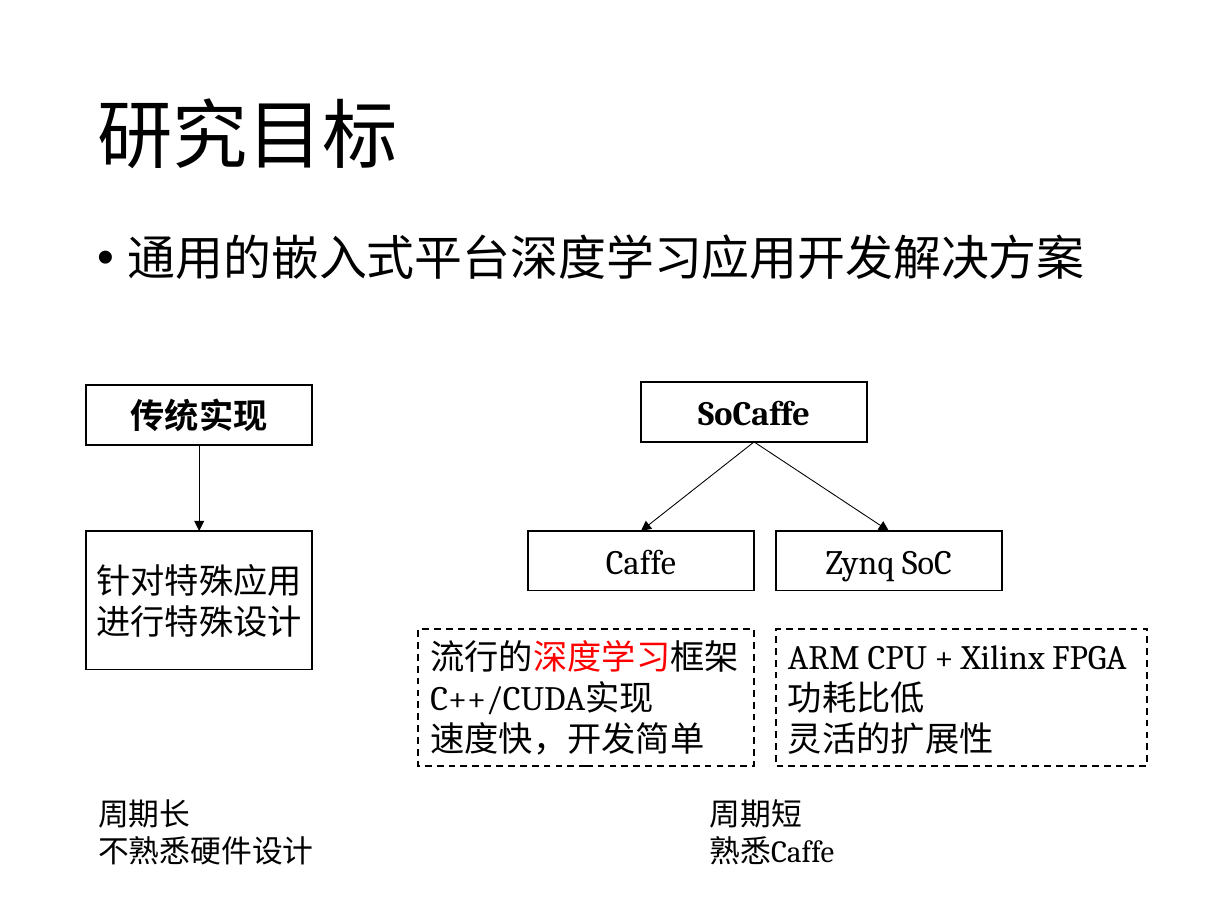
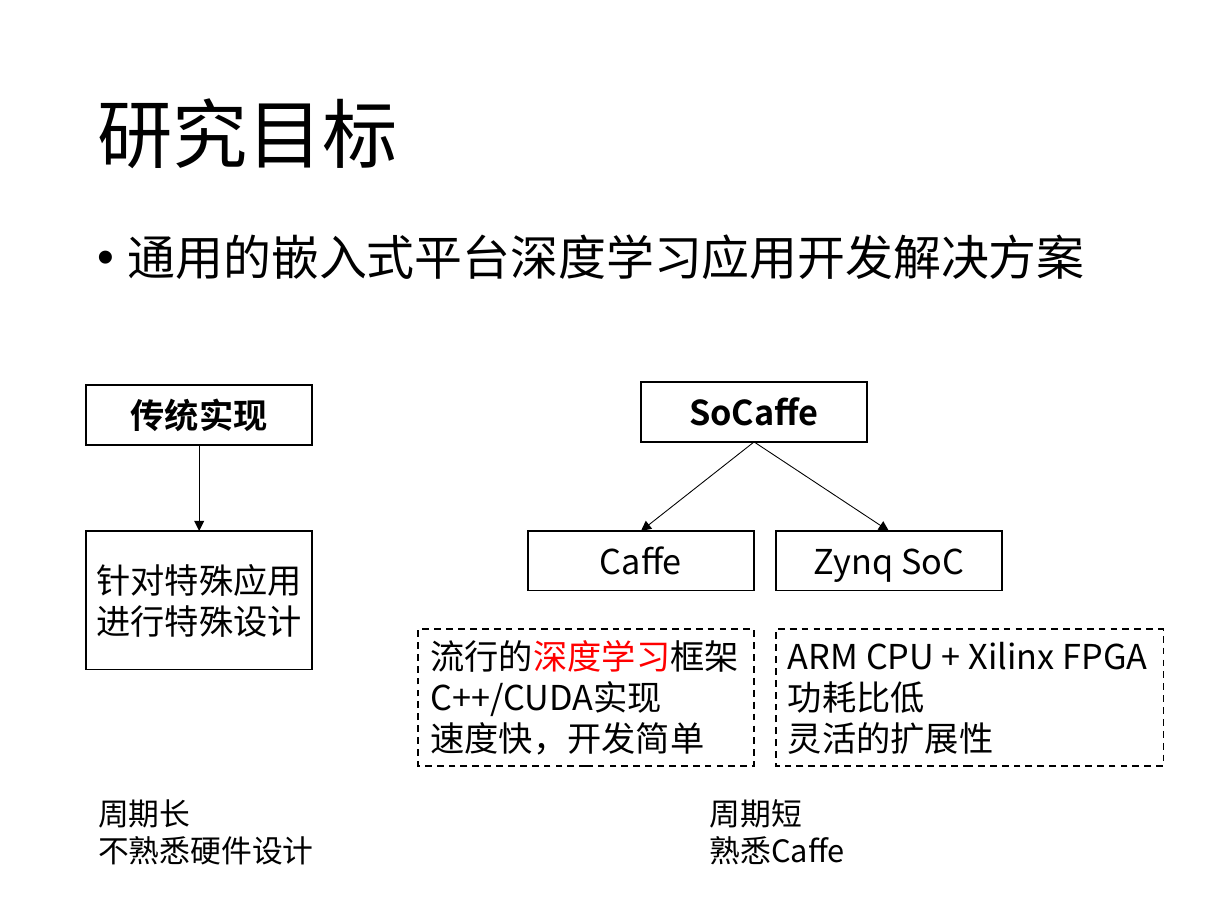
Before and after one commit to kumasento/thesis-tex, a slide deck: slide 4 of 答辩PPT.pptx (slide 3 before the commit). Drawn at 1232x924 pixels with LibreOffice and Linux fonts; fonts in the diff are those of the drawing. Boxes give left, top, right and bottom in pixels: in the first picture for what was removed or moved away, otherwise in the second. Text is boxed around its words. In the diff, an @@ line names an element or a change of style, - is before the commit and + after.

```diff
--- a/答辩PPT.pptx
+++ b/答辩PPT.pptx
@@ rectangle "ARM CPU + Xilinx FPGA": place and size @@
-rectangle "ARM CPU + Xilinx FPGA" at <box>776,630,1148,766</box>
+rectangle "ARM CPU + Xilinx FPGA" at <box>776,630,1164,766</box>
@@ font Cambria to Noto Sans CJK SC in 7 elements at <box>128,234,1085,279</box>, <box>641,382,867,441</box>, <box>527,531,754,590</box>, <box>776,531,1003,590</box>, <box>418,630,754,766</box>, <box>776,630,1164,766</box>, <box>710,799,845,864</box> @@
```
Also in this commit, not shown: 8 other slides changed, 1 slide added, 3 other files.
